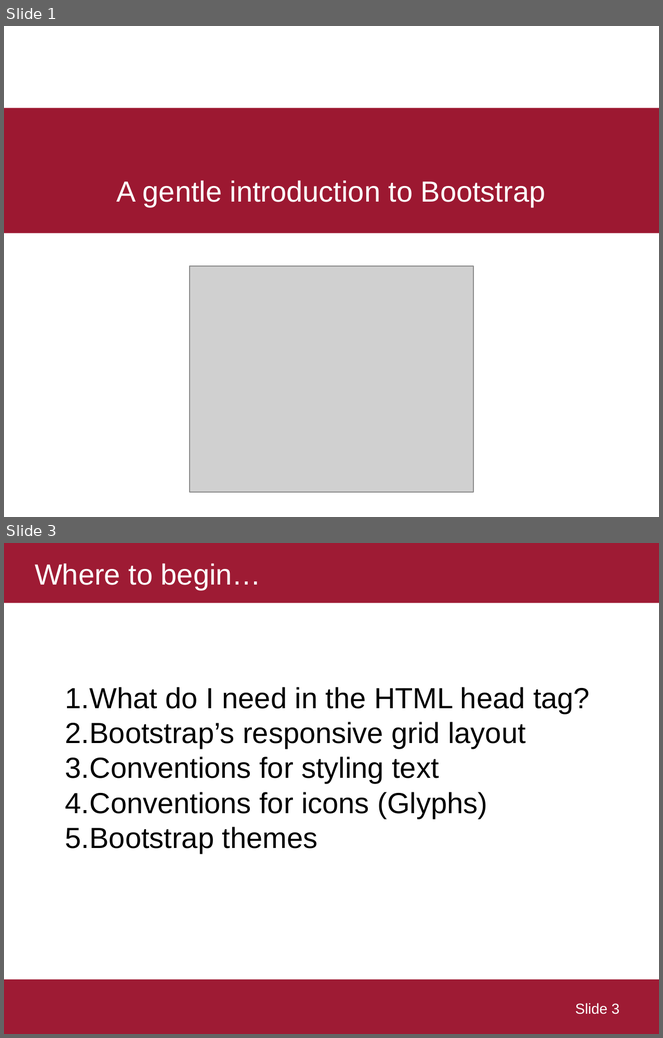
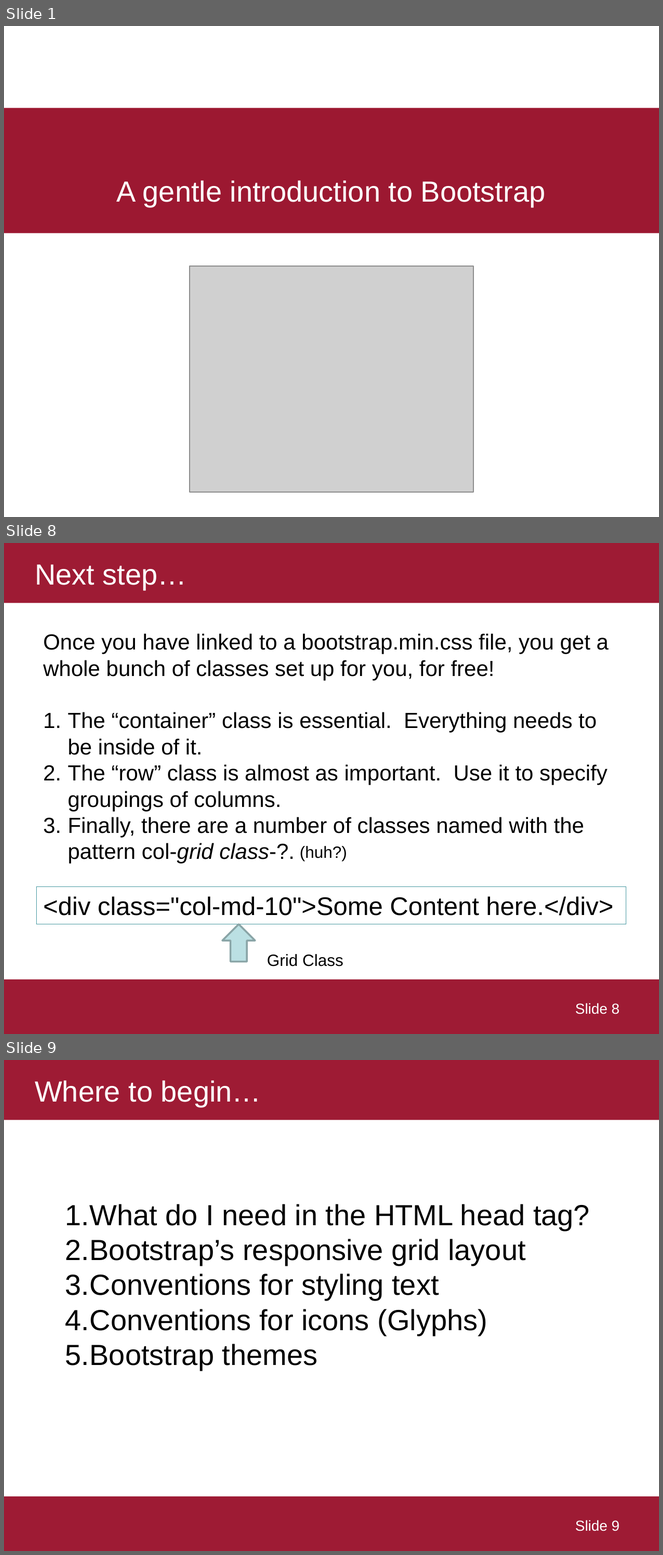
Before and after one commit to ekof-dss/teaching-samples-2021-22, a slide deck: presentations/03-03-bootstrap.ppt. Shown one above the other, each under a label of ours: slides 1 and 3 before the commit, slides 1, 8 and 9 after it; the slides between them are not shown. The pictures are 663x1038 and 663x1555 pixels, drawn with LibreOffice and Linux fonts; fonts in the diff are those of the drawing; grey boxes stand for pictures. Boxes give left, top, right and bottom in pixels: in the first picture for what was removed or moved away, otherwise in the second. Text is boxed around its words. In the diff, an @@ line names an element or a change of style, - is before the commit and + after.

```diff
--- a/presentations/03-03-bootstrap.ppt
+++ b/presentations/03-03-bootstrap.ppt
@@ slide 8 added at (4, 543, 659, 1034), background #FFFFFF; not listed: 1 template element that a slide beside it also shows @@
@@ title added at (4, 543, 659, 603), fill #9E1B34, 32 pt, text #FFFFFF @@
+Next step…
@@ text added at (43, 633, 609, 864), 24 pt, text #000000 @@
+Once you have linked to a bootstrap.min.css file, you get a whole bunch of classes set up for you, for free!
+1. The “container” class is essential. Everything needs to be inside of it.
+2. The “row” class is almost as important. Use it to specify groupings of columns.
+3. Finally, there are a number of classes named with the pattern col-grid class-?.
@@ text added at (300, 846, 347, 861), 18 pt, text #000000 @@
+(huh?)
@@ rectangle added at (37, 887, 626, 924), outline #4597A0 0.75 pt, 28 pt, text #000000 @@
+<div class="col-md-10">Some Content here.</div>
@@ up arrow added at (222, 924, 255, 962), fill #BBE0E3, outline #8AA6A8 2 pt @@
@@ text added at (267, 954, 344, 967), 18 pt, text #000000 @@
+Grid Class
@@ page number added at (575, 1003, 620, 1015), 16 pt, text #FFFFFF @@
+Slide 8
@@ what was slide 3 is now slide 9 @@
@@ page number at (575, 1520, 620, 1532): text changed @@
-Slide 3
+Slide 9
```
Also in this commit, not shown: 5 slides changed, 10 other slides added, 1 slide removed, 3 other files.
